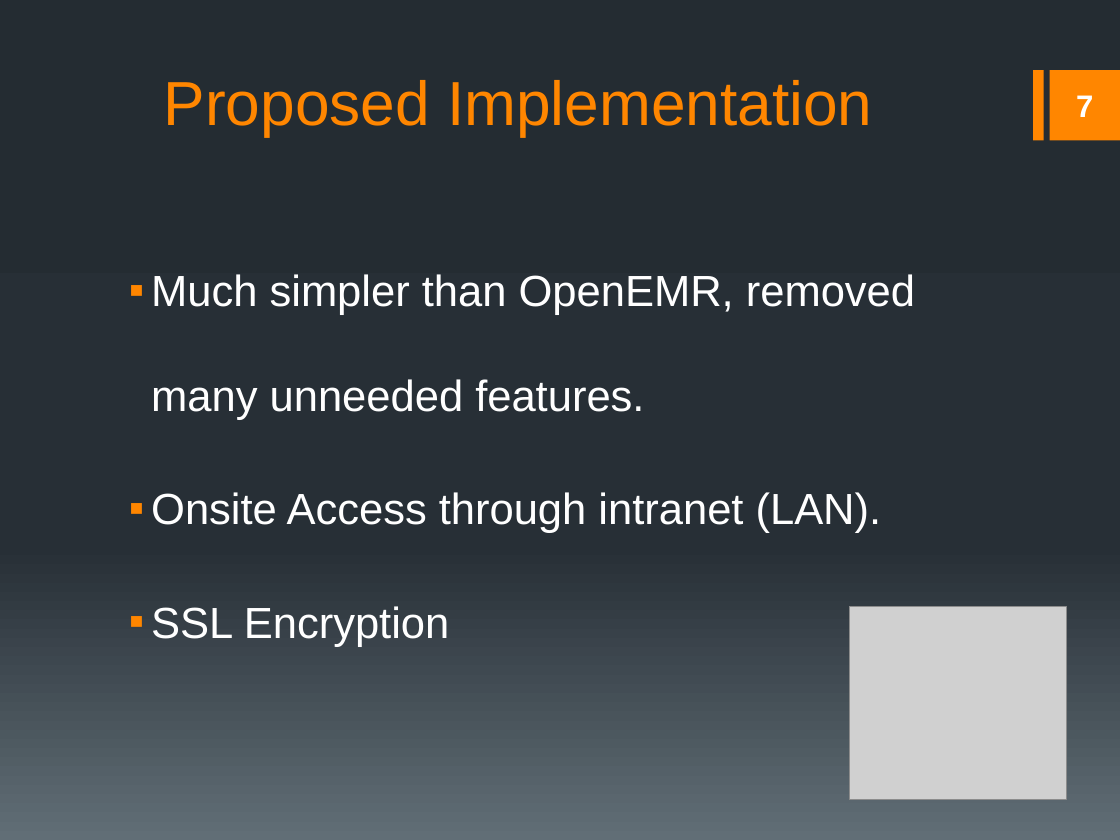
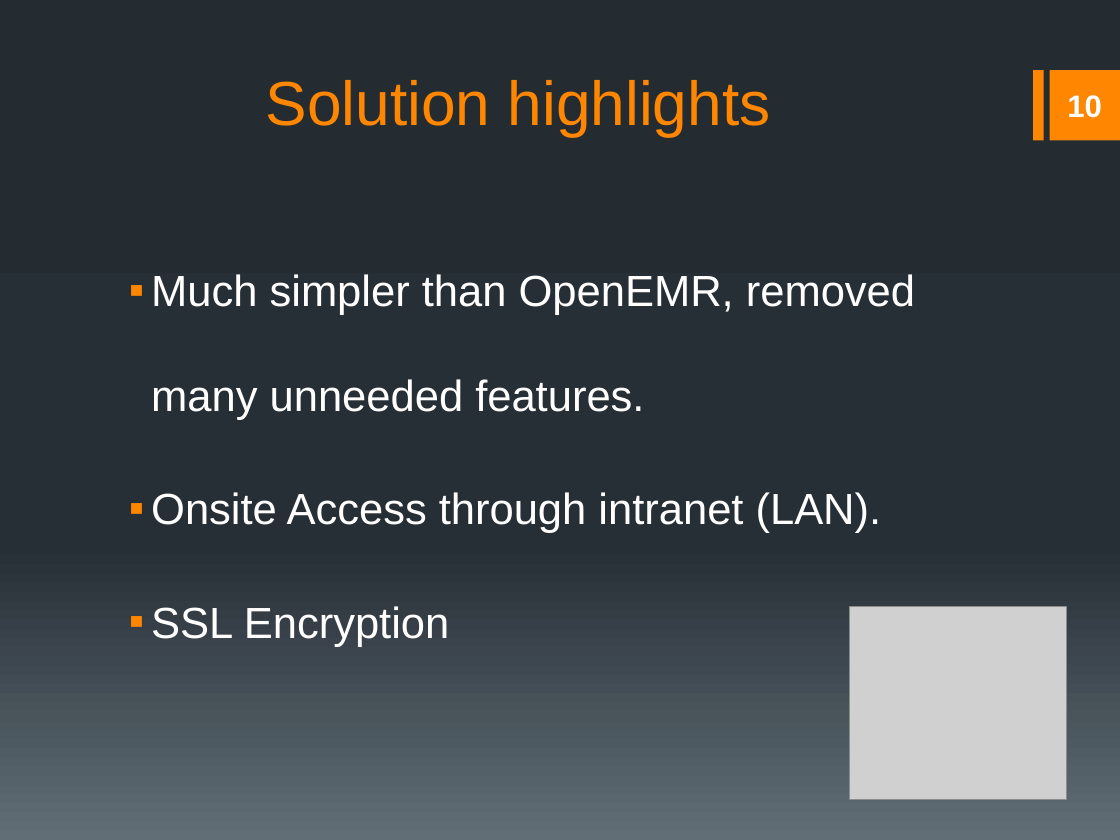
Before and after one commit to rmkane/semrs, a slide deck: slide 10 of Documentation/Final_Presentation.pptx (slide 7 before the commit). Drawn at 1120x840 pixels with LibreOffice and Linux fonts; fonts in the diff are those of the drawing; grey boxes stand for pictures. Boxes give left, top, right and bottom in pixels: in the first picture for what was removed or moved away, otherwise in the second. Text is boxed around its words. In the diff, an @@ line names an element or a change of style, - is before the commit and + after.

Commit message:
Changes to be made to presentation

```diff
--- a/Documentation/Final_Presentation.pptx
+++ b/Documentation/Final_Presentation.pptx
@@ title at (x1=266, y1=80, x2=771, y2=136): text changed @@
-Proposed Implementation
+Solution highlights
@@ page number at (x1=1067, y1=95, x2=1102, y2=118): text changed @@
-7
+10
```
Also in this commit, not shown: 1 slide added.
